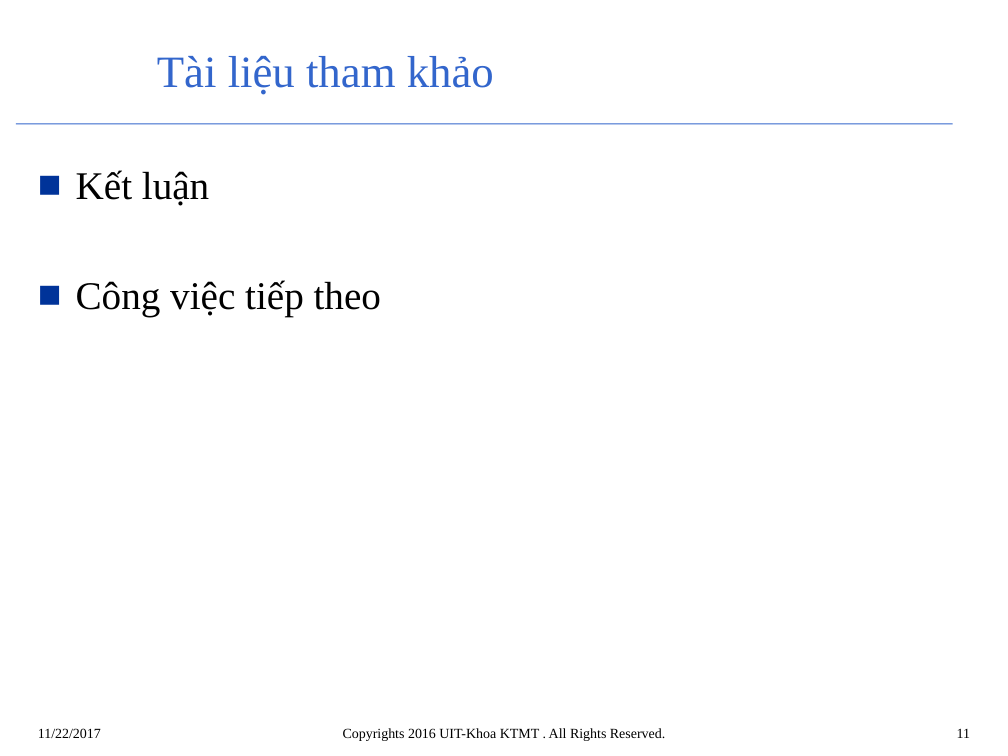
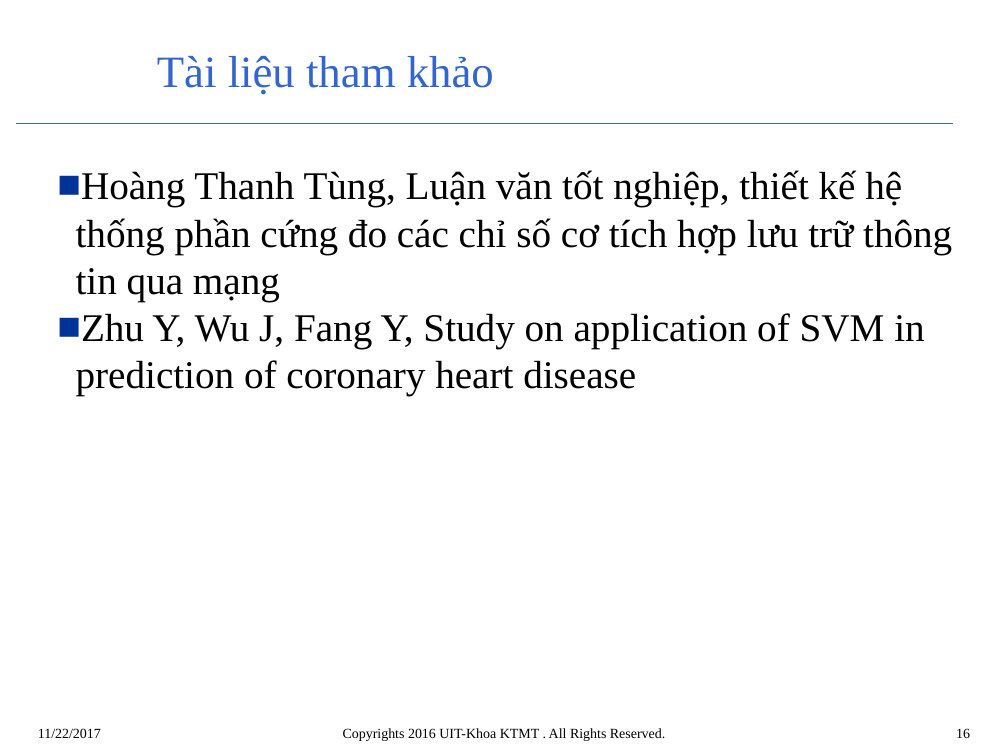
Before and after one commit to nguyenphu27/MyThesis, a slide deck: slide 16 of 00_Document/mau bao cao giua ky/Mau_BaoCao_LVTN_Trinhbay.pptx (slide 11 before the commit). Drawn at 1008x756 pixels with LibreOffice and Linux fonts; fonts in the diff are those of the drawing; background and template pictures are left out. Boxes give left, top, right and bottom in pixels: in the first picture for what was removed or moved away, otherwise in the second. Text is boxed around its words. In the diff, an @@ line names an element or a change of style, - is before the commit and + after.

```diff
--- a/00_Document/mau bao cao giua ky/Mau_BaoCao_LVTN_Trinhbay.pptx
+++ b/00_Document/mau bao cao giua ky/Mau_BaoCao_LVTN_Trinhbay.pptx
@@ text at (76, 170, 952, 395): text changed @@
-■ Kết luận
-■ Công việc tiếp theo
+■ Hoàng Thanh Tùng, Luận văn tốt nghiệp, thiết kế hệ thống phần cứng đo các chỉ số cơ tích hợp lưu trữ thông tin qua mạng
+■ Zhu Y, Wu J, Fang Y, Study on application of SVM in prediction of coronary heart disease
@@ page number at (956, 728, 970, 738): text changed @@
-11
+16
```
Also in this commit, not shown: 12 other slides changed, 5 slides added, 1 other file.
